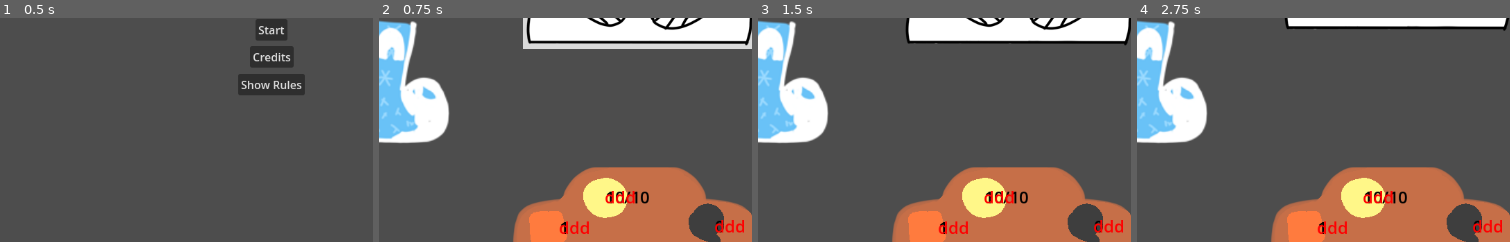
Above: before the commit, frames 1-4 (left to right).
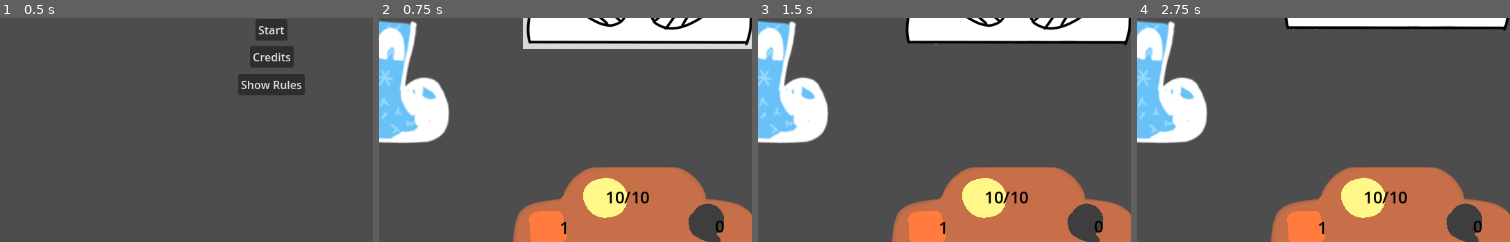
Above: after the commit, the same moments.

Repository: alex-mike-mark-again/godot-combat
Game: Godot game, scene res://main_menu.tscn
The game is run twice, just before and just after one commit, with the same random seed, the same clock (stepped at 60 frames per second) and the same inputs. The engine's default icon, where the game draws it, is replaced by a stand-in: a white triangle on a blue panel in a dark square.
Inputs (mouse positions are % of the whole screen's width and height, from its top left):
- Up to frame 1 (0.5 s): no input
- Up to frame 2 (0.75 s): click "Start" at 0.5 s
- Up to frame 3 (1.5 s): click (14, 19) at 1.27 s
- Up to frame 4 (2.75 s): click (14, 19) at 2.02 s
The pictures show only the part of the screen within x 17-67%, y 47-97%; the shares and areas given below are measured in that part.

Frame 1 is identical in both runs. In frame 2, 0.8% of the frame differs, in the area x 48-98%, y 77-97%; in frame 3, 0.8%; in frame 4, 0.8%.

Commit message:
Adds a proper animation for stat changes.

Diff:
--- a/project.godot
+++ b/project.godot
@@ -18,3 +18,7 @@
 [autoload]
 
 Globals="*res://globals.gd"
+
+[rendering]
+
+renderer/rendering_method="gl_compatibility"
--- a/stat_icon.gd
+++ b/stat_icon.gd
@@ -10,4 +10,4 @@
 
 	x.get_node("AnimationPlayer").play("delta")
 	await x.get_node("AnimationPlayer").animation_finished
-	x.free()
+	x.queue_free()
--- a/ui/stat_icon.tscn
+++ b/ui/stat_icon.tscn
@@ -73,7 +73,8 @@
 grow_horizontal = 2
 grow_vertical = 2
 theme_override_colors/font_color = Color(1, 0, 0, 1)
-text = "ddd"
+text = "
+"
 metadata/_edit_use_anchors_ = true
 
 [node name="AnimationPlayer" type="AnimationPlayer" parent="current_label/delta_label"]
